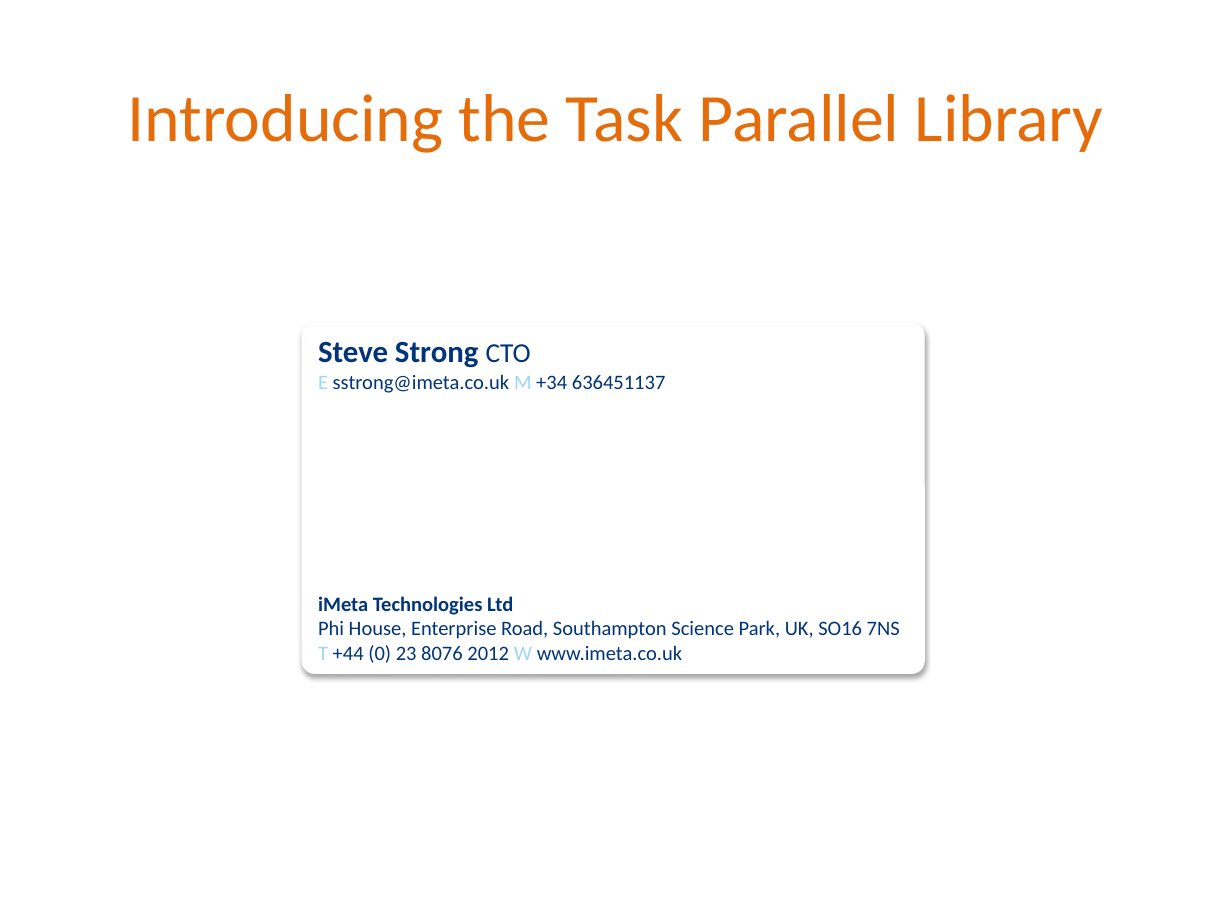
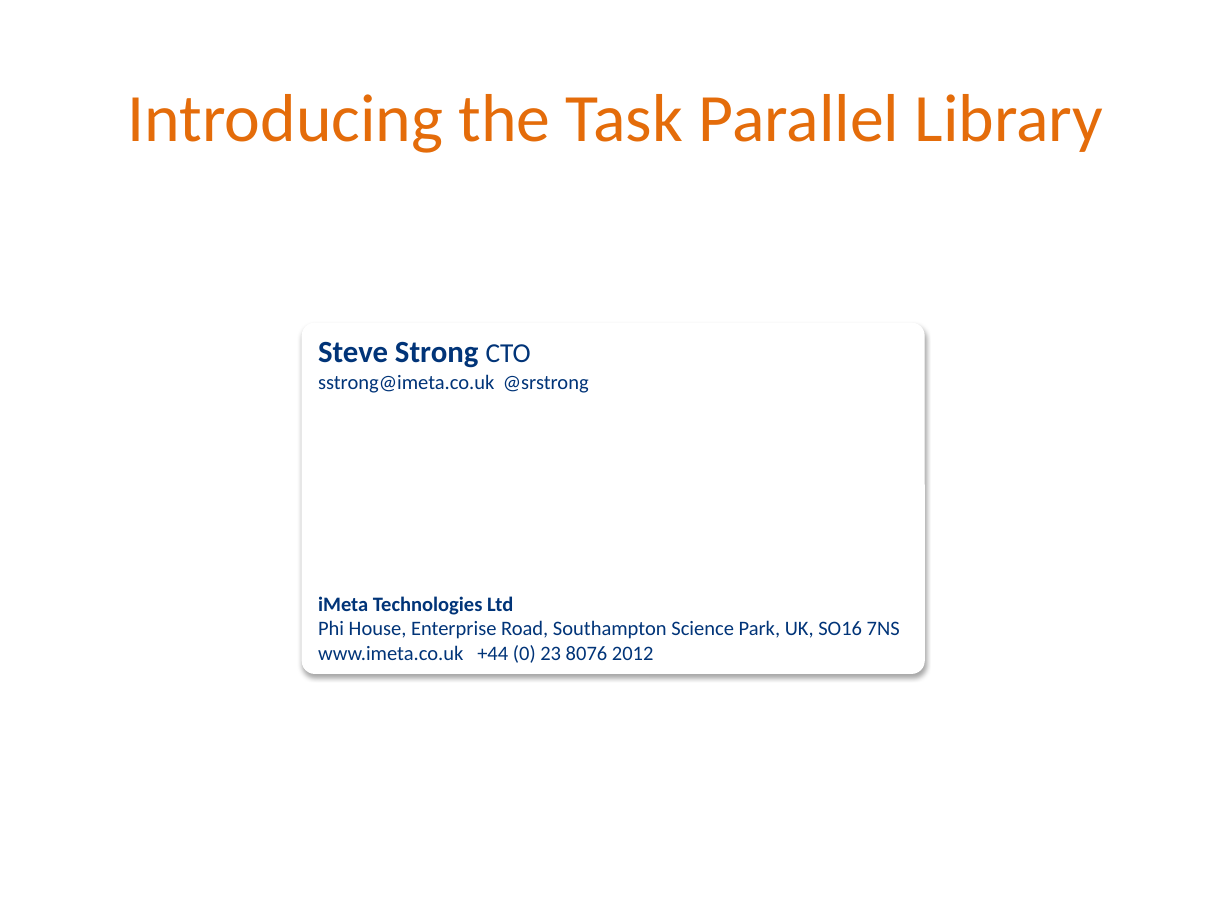
Before and after one commit to srstrong/DDDSW2010, a slide deck: slide 1 of Task Parallel Library.pptx. Drawn at 1232x924 pixels with LibreOffice and Linux fonts; fonts in the diff are those of the drawing; background and template pictures are left out. Boxes give left, top, right and bottom in pixels: in the first picture for what was removed or moved away, otherwise in the second. Text is boxed around its words. In the diff, an @@ line names an element or a change of style, - is before the commit and + after.

Commit message:
Tweaks to slides

```diff
--- a/Task Parallel Library.pptx
+++ b/Task Parallel Library.pptx
@@ text in rounded rectangle at <box>318,374,589,393</box>: text changed @@
-E sstrong@imeta.co.uk M +34 636451137
+sstrong@imeta.co.uk @srstrong
@@ text in rounded rectangle at <box>318,645,654,663</box>: text changed @@
-T +44 (0) 23 8076 2012 W www.imeta.co.uk
+www.imeta.co.uk +44 (0) 23 8076 2012
```
Also in this commit, not shown: 1 other slide changed, 1 slide added.
